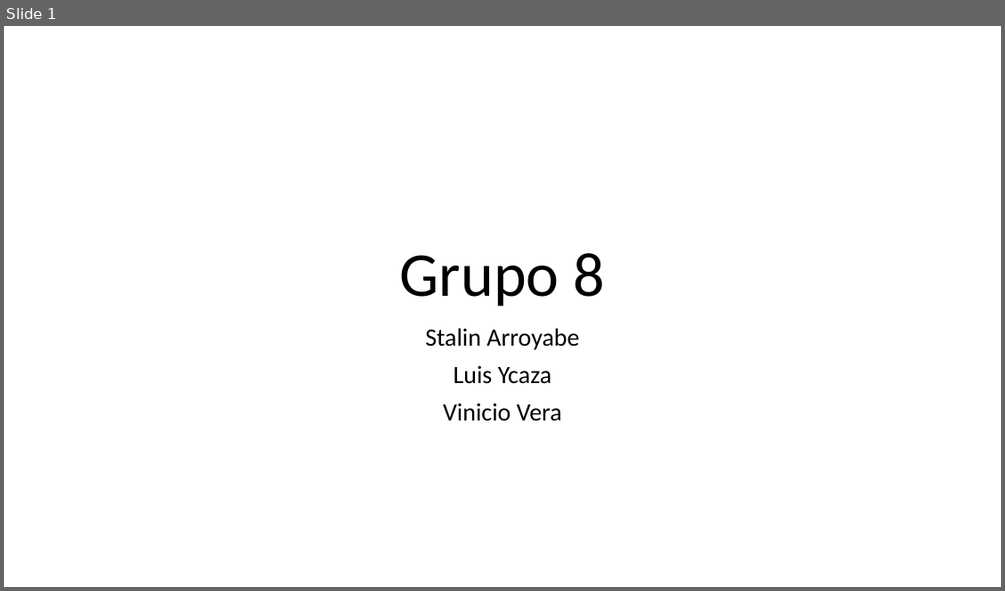
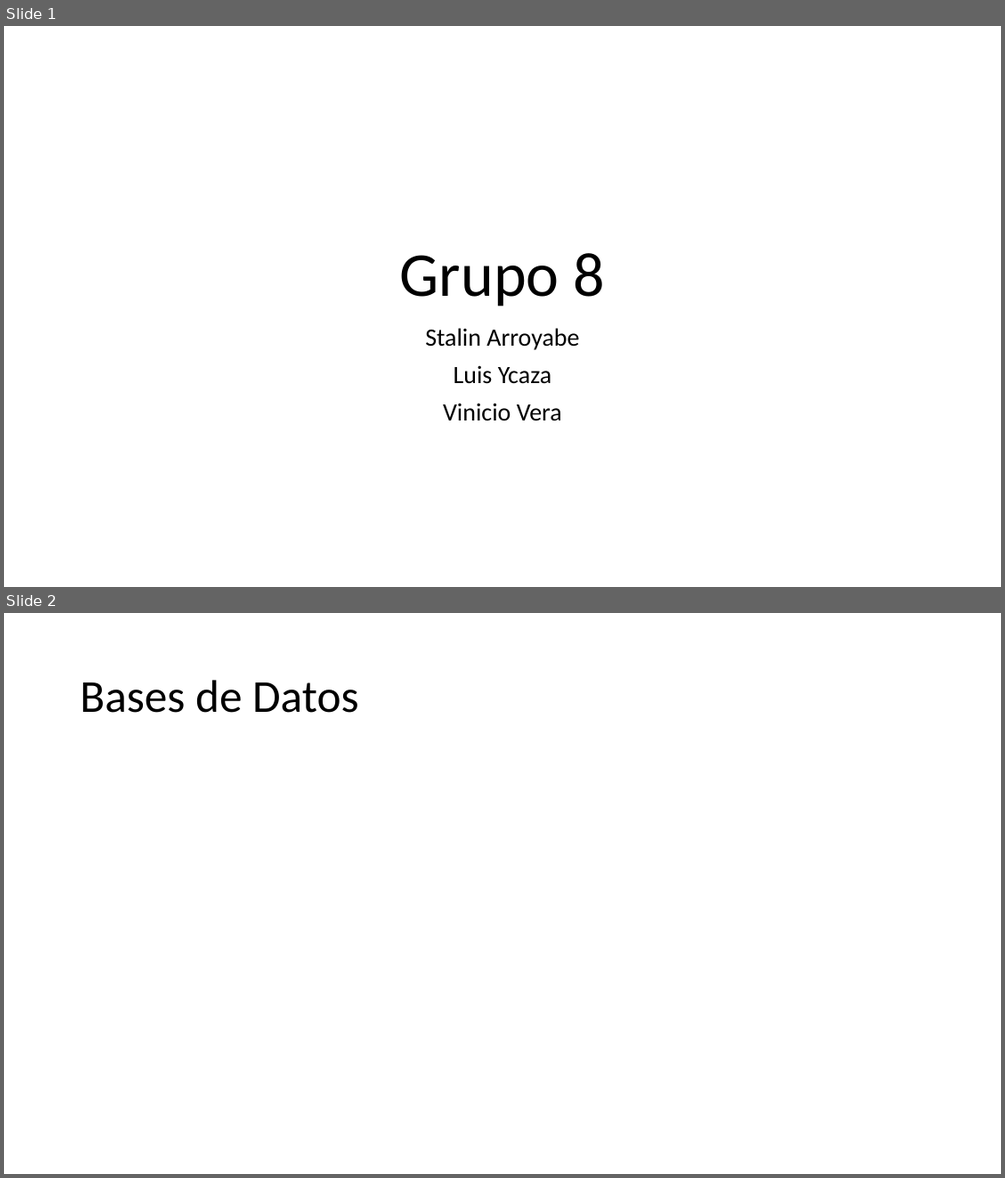
Before and after one commit to stalin190986/Taller_20180316_TecWeb, a slide deck: PresentacionBD.pptx. Shown one above the other, each under a label of ours: slide 1 before the commit, slides 1 and 2 after it. The pictures are 1005x591 and 1005x1178 pixels, drawn with LibreOffice and Linux fonts; fonts in the diff are those of the drawing. Boxes give left, top, right and bottom in pixels: in the first picture for what was removed or moved away, otherwise in the second. Text is boxed around its words. In the diff, an @@ line names an element or a change of style, - is before the commit and + after.

Commit message:
bbb

```diff
--- a/PresentacionBD.pptx
+++ b/PresentacionBD.pptx
@@ slide 2 added at box(4, 613, 1001, 1174), background #FFFFFF @@
@@ title added at box(80, 680, 359, 713), 44 pt, text #000000 @@
+Bases de Datos
```
